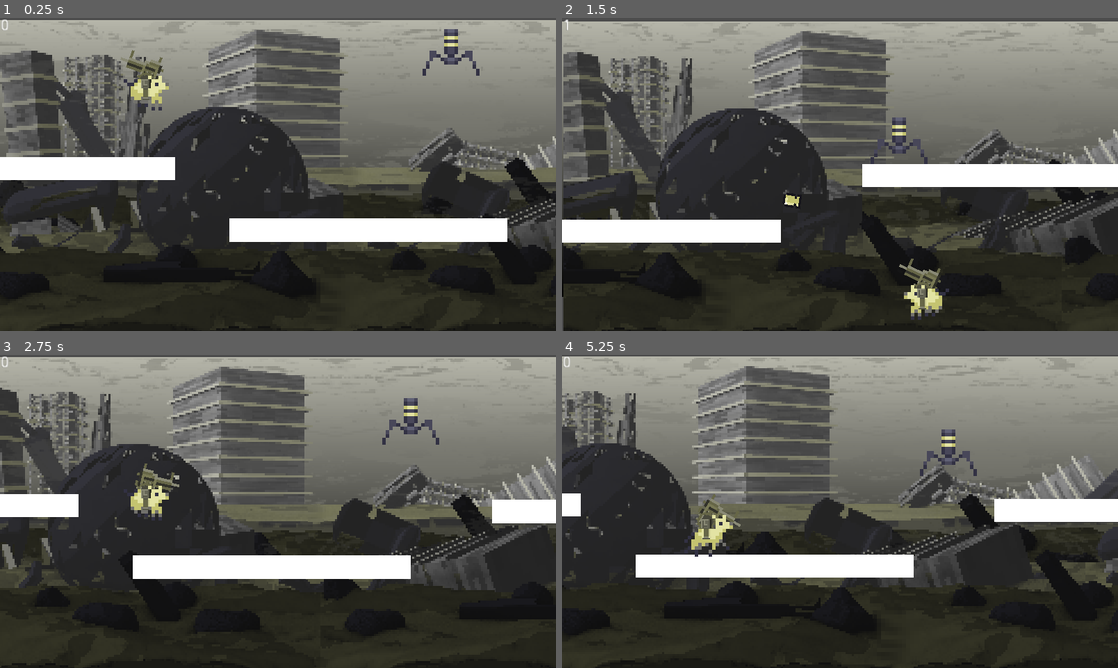
Above: before the commit, frames 1-4 (two rows, left to right).
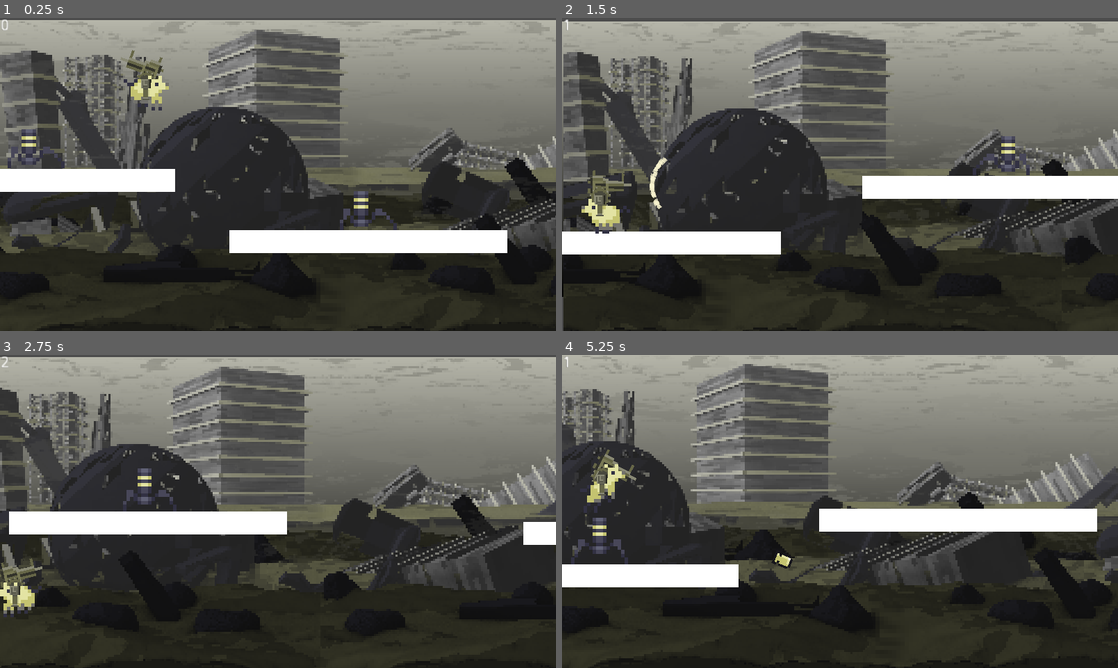
Above: after the commit, the same moments.

Repository: ginestopo/Endless-Runner
Game: Godot game, scene res://scenes/world/world.tscn
The game is run twice, just before and just after one commit, with the same random seed, the same clock (stepped at 60 frames per second) and the same inputs. This scene is started directly instead of the project's main scene.
Inputs (mouse positions are in pixels of both pictures, inside the frame that each line leads up to):
- Up to frame 1 (0.25 s): no input
- Up to frame 2 (1.5 s): move the mouse to (962, 158) at 0.52 s; press the mouse at (962, 158) at 0.53 s; hold D (right) 0.53-1.28 s; move the mouse to (728, 190) at 1.27 s; release the mouse at (728, 190) at 1.28 s; hold A (left) from 1.28 s (still down); click (728, 190) at 1.35 s
- Up to frame 3 (2.75 s): release A (left) at 2 s; click (278, 511) at 2 s, where only the run before the commit has a clickable "Restart"
- Up to frame 4 (5.25 s): move the mouse to (895, 442) at 2.77 s; press the mouse at (895, 442) at 2.78 s; hold D (right) 2.78-3.5 s; release the mouse at (895, 442) at 3.5 s; click (840, 511) at 3.5 s, where only the run after the commit has a clickable "Restart"; click (840, 511) at 4.25 s, where only the run before the commit has a clickable "Restart"; move the mouse to (812, 574) at 5.02 s; hold W (up) from 5.03 s (still down); click (812, 574) at 5.1 s

The runs differ from the first frame. In frame 1, 7.0% of the frame differs, in the area x 0-92%, y 3-76%; in frame 2, 8.7%; in frame 3, 11%; in frame 4, 18%, in the area x 0-100%, y 0-100%.

Commit message:
Added bullet fx and interaction, spawn tarantulas on platforms

Diff:
--- a/project.godot
+++ b/project.godot
@@ -57,54 +57,54 @@
 
 ui_left={
 "deadzone": 0.5,
-"events": [ Object(InputEventKey,"resource_local_to_scene":false,"resource_name":"","device":0,"alt":false,"shift":false,"control":false,"meta":false,"command":false,"pressed":false,"scancode":16777231,"unicode":0,"echo":false,"script":null)
+"events": [ Object(InputEventKey,"resource_local_to_scene":false,"resource_name":"","device":0,"alt":false,"shift":false,"control":false,"meta":false,"command":false,"pressed":false,"scancode":16777231,"physical_scancode":0,"unicode":0,"echo":false,"script":null)
 , Object(InputEventJoypadButton,"resource_local_to_scene":false,"resource_name":"","device":0,"button_index":14,"pressure":0.0,"pressed":false,"script":null)
-, Object(InputEventKey,"resource_local_to_scene":false,"resource_name":"","device":0,"alt":false,"shift":false,"control":false,"meta":false,"command":false,"pressed":false,"scancode":65,"unicode":0,"echo":false,"script":null)
+, Object(InputEventKey,"resource_local_to_scene":false,"resource_name":"","device":0,"alt":false,"shift":false,"control":false,"meta":false,"command":false,"pressed":false,"scancode":65,"physical_scancode":0,"unicode":0,"echo":false,"script":null)
  ]
 }
 ui_right={
 "deadzone": 0.5,
-"events": [ Object(InputEventKey,"resource_local_to_scene":false,"resource_name":"","device":0,"alt":false,"shift":false,"control":false,"meta":false,"command":false,"pressed":false,"scancode":16777233,"unicode":0,"echo":false,"script":null)
+"events": [ Object(InputEventKey,"resource_local_to_scene":false,"resource_name":"","device":0,"alt":false,"shift":false,"control":false,"meta":false,"command":false,"pressed":false,"scancode":16777233,"physical_scancode":0,"unicode":0,"echo":false,"script":null)
 , Object(InputEventJoypadButton,"resource_local_to_scene":false,"resource_name":"","device":0,"button_index":15,"pressure":0.0,"pressed":false,"script":null)
-, Object(InputEventKey,"resource_local_to_scene":false,"resource_name":"","device":0,"alt":false,"shift":false,"control":false,"meta":false,"command":false,"pressed":false,"scancode":68,"unicode":0,"echo":false,"script":null)
+, Object(InputEventKey,"resource_local_to_scene":false,"resource_name":"","device":0,"alt":false,"shift":false,"control":false,"meta":false,"command":false,"pressed":false,"scancode":68,"physical_scancode":0,"unicode":0,"echo":false,"script":null)
  ]
 }
 ui_up={
 "deadzone": 0.5,
-"events": [ Object(InputEventKey,"resource_local_to_scene":false,"resource_name":"","device":0,"alt":false,"shift":false,"control":false,"meta":false,"command":false,"pressed":false,"scancode":16777232,"unicode":0,"echo":false,"script":null)
+"events": [ Object(InputEventKey,"resource_local_to_scene":false,"resource_name":"","device":0,"alt":false,"shift":false,"control":false,"meta":false,"command":false,"pressed":false,"scancode":16777232,"physical_scancode":0,"unicode":0,"echo":false,"script":null)
 , Object(InputEventJoypadButton,"resource_local_to_scene":false,"resource_name":"","device":0,"button_index":12,"pressure":0.0,"pressed":false,"script":null)
-, Object(InputEventKey,"resource_local_to_scene":false,"resource_name":"","device":0,"alt":false,"shift":false,"control":false,"meta":false,"command":false,"pressed":false,"scancode":87,"unicode":0,"echo":false,"script":null)
+, Object(InputEventKey,"resource_local_to_scene":false,"resource_name":"","device":0,"alt":false,"shift":false,"control":false,"meta":false,"command":false,"pressed":false,"scancode":87,"physical_scancode":0,"unicode":0,"echo":false,"script":null)
  ]
 }
 ui_down={
 "deadzone": 0.5,
-"events": [ Object(InputEventKey,"resource_local_to_scene":false,"resource_name":"","device":0,"alt":false,"shift":false,"control":false,"meta":false,"command":false,"pressed":false,"scancode":16777234,"unicode":0,"echo":false,"script":null)
+"events": [ Object(InputEventKey,"resource_local_to_scene":false,"resource_name":"","device":0,"alt":false,"shift":false,"control":false,"meta":false,"command":false,"pressed":false,"scancode":16777234,"physical_scancode":0,"unicode":0,"echo":false,"script":null)
 , Object(InputEventJoypadButton,"resource_local_to_scene":false,"resource_name":"","device":0,"button_index":13,"pressure":0.0,"pressed":false,"script":null)
-, Object(InputEventKey,"resource_local_to_scene":false,"resource_name":"","device":0,"alt":false,"shift":false,"control":false,"meta":false,"command":false,"pressed":false,"scancode":83,"unicode":0,"echo":false,"script":null)
+, Object(InputEventKey,"resource_local_to_scene":false,"resource_name":"","device":0,"alt":false,"shift":false,"control":false,"meta":false,"command":false,"pressed":false,"scancode":83,"physical_scancode":0,"unicode":0,"echo":false,"script":null)
  ]
 }
 up={
 "deadzone": 0.5,
-"events": [ Object(InputEventKey,"resource_local_to_scene":false,"resource_name":"","device":0,"alt":false,"shift":false,"control":false,"meta":false,"command":false,"pressed":false,"scancode":87,"unicode":0,"echo":false,"script":null)
-, Object(InputEventKey,"resource_local_to_scene":false,"resource_name":"","device":0,"alt":false,"shift":false,"control":false,"meta":false,"command":false,"pressed":false,"scancode":16777232,"unicode":0,"echo":false,"script":null)
+"events": [ Object(InputEventKey,"resource_local_to_scene":false,"resource_name":"","device":0,"alt":false,"shift":false,"control":false,"meta":false,"command":false,"pressed":false,"scancode":87,"physical_scancode":0,"unicode":0,"echo":false,"script":null)
+, Object(InputEventKey,"resource_local_to_scene":false,"resource_name":"","device":0,"alt":false,"shift":false,"control":false,"meta":false,"command":false,"pressed":false,"scancode":16777232,"physical_scancode":0,"unicode":0,"echo":false,"script":null)
  ]
 }
 down={
 "deadzone": 0.5,
-"events": [ Object(InputEventKey,"resource_local_to_scene":false,"resource_name":"","device":0,"alt":false,"shift":false,"control":false,"meta":false,"command":false,"pressed":false,"scancode":83,"unicode":0,"echo":false,"script":null)
-, Object(InputEventKey,"resource_local_to_scene":false,"resource_name":"","device":0,"alt":false,"shift":false,"control":false,"meta":false,"command":false,"pressed":false,"scancode":16777234,"unicode":0,"echo":false,"script":null)
+"events": [ Object(InputEventKey,"resource_local_to_scene":false,"resource_name":"","device":0,"alt":false,"shift":false,"control":false,"meta":false,"command":false,"pressed":false,"scancode":83,"physical_scancode":0,"unicode":0,"echo":false,"script":null)
+, Object(InputEventKey,"resource_local_to_scene":false,"resource_name":"","device":0,"alt":false,"shift":false,"control":false,"meta":false,"command":false,"pressed":false,"scancode":16777234,"physical_scancode":0,"unicode":0,"echo":false,"script":null)
  ]
 }
 left={
 "deadzone": 0.5,
-"events": [ Object(InputEventKey,"resource_local_to_scene":false,"resource_name":"","device":0,"alt":false,"shift":false,"control":false,"meta":false,"command":false,"pressed":false,"scancode":65,"unicode":0,"echo":false,"script":null)
-, Object(InputEventKey,"resource_local_to_scene":false,"resource_name":"","device":0,"alt":false,"shift":false,"control":false,"meta":false,"command":false,"pressed":false,"scancode":16777231,"unicode":0,"echo":false,"script":null)
+"events": [ Object(InputEventKey,"resource_local_to_scene":false,"resource_name":"","device":0,"alt":false,"shift":false,"control":false,"meta":false,"command":false,"pressed":false,"scancode":65,"physical_scancode":0,"unicode":0,"echo":false,"script":null)
+, Object(InputEventKey,"resource_local_to_scene":false,"resource_name":"","device":0,"alt":false,"shift":false,"control":false,"meta":false,"command":false,"pressed":false,"scancode":16777231,"physical_scancode":0,"unicode":0,"echo":false,"script":null)
  ]
 }
 right={
 "deadzone": 0.5,
-"events": [ Object(InputEventKey,"resource_local_to_scene":false,"resource_name":"","device":0,"alt":false,"shift":false,"control":false,"meta":false,"command":false,"pressed":false,"scancode":68,"unicode":0,"echo":false,"script":null)
-, Object(InputEventKey,"resource_local_to_scene":false,"resource_name":"","device":0,"alt":false,"shift":false,"control":false,"meta":false,"command":false,"pressed":false,"scancode":16777233,"unicode":0,"echo":false,"script":null)
+"events": [ Object(InputEventKey,"resource_local_to_scene":false,"resource_name":"","device":0,"alt":false,"shift":false,"control":false,"meta":false,"command":false,"pressed":false,"scancode":68,"physical_scancode":0,"unicode":0,"echo":false,"script":null)
+, Object(InputEventKey,"resource_local_to_scene":false,"resource_name":"","device":0,"alt":false,"shift":false,"control":false,"meta":false,"command":false,"pressed":false,"scancode":16777233,"physical_scancode":0,"unicode":0,"echo":false,"script":null)
  ]
 }
 shoot={
--- a/scenes/enemy/enemy_1.tscn
+++ b/scenes/enemy/enemy_1.tscn
@@ -1,14 +1,29 @@
-[gd_scene load_steps=5 format=2]
+[gd_scene load_steps=6 format=2]
 
 [ext_resource path="res://resources/pixel art/enemy/enemy_1_sheet.png" type="Texture" id=1]
 [ext_resource path="res://scenes/enemy/enemy_tarantula.gd" type="Script" id=2]
+
+[sub_resource type="Animation" id=3]
+length = 0.001
+tracks/0/type = "value"
+tracks/0/path = NodePath("Sprite:frame")
+tracks/0/interp = 1
+tracks/0/loop_wrap = true
+tracks/0/imported = false
+tracks/0/enabled = true
+tracks/0/keys = {
+"times": PoolRealArray( 0 ),
+"transitions": PoolRealArray( 1 ),
+"update": 0,
+"values": [ 0 ]
+}
 
 [sub_resource type="Animation" id=1]
 resource_name = "idle"
 length = 0.8
 loop = true
 tracks/0/type = "value"
-tracks/0/path = NodePath("KinematicBody2D/Sprite:frame")
+tracks/0/path = NodePath("Sprite:frame")
 tracks/0/interp = 1
 tracks/0/loop_wrap = true
 tracks/0/imported = false
@@ -21,15 +36,13 @@
 }
 
 [sub_resource type="RectangleShape2D" id=2]
-extents = Vector2( 24.8635, 19.9556 )
+extents = Vector2( 7, 19.9556 )
 
 [node name="enemy_1" type="Node2D"]
 
-[node name="enemy_tarantula" type="KinematicBody2D" parent="."]
+[node name="enemy_tarantula" type="KinematicBody2D" parent="." groups=["enemy"]]
 position = Vector2( 0, -7.85833 )
 script = ExtResource( 2 )
-speed = -80
-gravity = 135
 
 [node name="Sprite" type="Sprite" parent="enemy_tarantula"]
 position = Vector2( 0, -16.9418 )
@@ -40,6 +53,7 @@
 
 [node name="AnimationPlayer" type="AnimationPlayer" parent="enemy_tarantula"]
 autoplay = "idle"
+anims/RESET = SubResource( 3 )
 anims/idle = SubResource( 1 )
 
 [node name="CollisionShape2D" type="CollisionShape2D" parent="enemy_tarantula"]
--- a/scenes/enemy/enemy_2.tscn
+++ b/scenes/enemy/enemy_2.tscn
@@ -25,7 +25,6 @@
 texture = ExtResource( 1 )
 hframes = 4
 vframes = 4
-frame = 3
 
 [node name="AnimationPlayer" type="AnimationPlayer" parent="."]
 autoplay = "idle"
--- a/scenes/enemy/enemy_3.tscn
+++ b/scenes/enemy/enemy_3.tscn
@@ -25,7 +25,6 @@
 texture = ExtResource( 1 )
 hframes = 4
 vframes = 4
-frame = 2
 
 [node name="AnimationPlayer" type="AnimationPlayer" parent="."]
 autoplay = "idle"
--- a/scenes/enemy/enemy_tarantula.gd
+++ b/scenes/enemy/enemy_tarantula.gd
@@ -13,9 +13,20 @@
 
 # Called every frame. 'delta' is the elapsed time since the previous frame.
 func _process(delta):
-	velocity.y += gravity*delta
-	velocity.x = speed
-	if $RayCast2D.is_colliding():
-		velocity.y = 0
+#	velocity.y += gravity*delta
+#	velocity.x = speed
+#	if $RayCast2D.is_colliding():
+#		velocity.y = 0
+#
+#	velocity = move_and_slide(velocity)
+	pass
 
-	velocity = move_and_slide(velocity)
+func onHit():
+	#reduce health when implemented and call destroy
+	destroy()
+
+#func _on_VisibilityNotifier2D_screen_exited():
+#	get_parent().queue_free()
+#	pass # Replace with function body.
+func destroy():
+	get_parent().queue_free()
--- a/scenes/gun/projectile/dog_gun_projectile.tscn
+++ b/scenes/gun/projectile/dog_gun_projectile.tscn
@@ -1,13 +1,15 @@
-[gd_scene load_steps=4 format=2]
+[gd_scene load_steps=5 format=2]
 
 [ext_resource path="res://resources/pixel art/gun/bullet.png.png" type="Texture" id=1]
 [ext_resource path="res://scenes/gun/projectile/projectile.gd" type="Script" id=2]
+[ext_resource path="res://scenes/gun/projectile/hitParticles/projectileHit.tscn" type="PackedScene" id=3]
 
 [sub_resource type="RectangleShape2D" id=1]
-extents = Vector2( 8, 8 )
+extents = Vector2( 4.93253, 5.79725 )
 
 [node name="dogGunProjectile" type="KinematicBody2D"]
 script = ExtResource( 2 )
+hitParticles = ExtResource( 3 )
 
 [node name="Sprite" type="Sprite" parent="."]
 scale = Vector2( 2.01, 2.01 )
--- /dev/null
+++ b/scenes/gun/projectile/hitParticles/projectileHit.tscn
@@ -0,0 +1,23 @@
+[gd_scene load_steps=3 format=2]
+
+[sub_resource type="Curve" id=2]
+max_value = 10.0
+_data = [ Vector2( 0, 10 ), 0.0, -28.7704, 0, 0, Vector2( 1, 0 ), -1.00176, 0.0, 0, 0 ]
+
+[sub_resource type="Gradient" id=1]
+colors = PoolColorArray( 0.976562, 0.943124, 0.724792, 1, 1, 1, 1, 0 )
+
+[node name="hitParticles" type="CPUParticles2D"]
+emitting = false
+amount = 50
+lifetime = 0.4
+one_shot = true
+explosiveness = 1.0
+emission_shape = 1
+emission_sphere_radius = 1.0
+flag_align_y = true
+direction = Vector2( 0, 0 )
+gravity = Vector2( 0, 0 )
+initial_velocity = 200.0
+scale_amount_curve = SubResource( 2 )
+color_ramp = SubResource( 1 )
--- a/scenes/gun/projectile/projectile.gd
+++ b/scenes/gun/projectile/projectile.gd
@@ -2,6 +2,7 @@
 
 var speed = 1000;
 var direction = Vector2.ZERO;
+export (PackedScene) var hitParticles;
 
 # Called when the node enters the scene tree for the first time.
 func _ready():
@@ -12,5 +13,21 @@
 func _physics_process(_delta):
 	var collisionDetection = move_and_collide(direction*speed*_delta);
 	if collisionDetection != null:
-		queue_free()
-#	pass
+		if collisionDetection.get_collider().is_in_group("enemy"):
+			var col = collisionDetection.get_collider()
+			col.onHit()
+			particleCreate(-direction)
+			queue_free()
+		elif collisionDetection.get_collider().is_in_group("player"):
+			pass
+		else:
+			var col = collisionDetection.get_collider()
+			particleCreate(-direction)
+			queue_free()
+
+func particleCreate(normalOfHit: Vector2) -> void:
+	var particle = hitParticles.instance() as CPUParticles2D
+	get_tree().get_root().add_child(particle)
+	particle.global_position = self.global_position
+	particle.rotation = normalOfHit.angle()
+	particle.emitting = true
--- a/scenes/player/dog.tscn
+++ b/scenes/player/dog.tscn
@@ -88,7 +88,7 @@
 "values": [ 8, 9, 10 ]
 }
 
-[node name="Dog" type="KinematicBody2D"]
+[node name="Dog" type="KinematicBody2D" groups=["player"]]
 scale = Vector2( 3, 3 )
 collision_mask = 14
 script = ExtResource( 2 )
--- a/scenes/world/platform.gd
+++ b/scenes/world/platform.gd
@@ -2,6 +2,7 @@
 
 
 export(int, -1000, 0) var speed := 200
+export (PackedScene) var spiderEnemy
 
 
 func _physics_process(delta: float) -> void:
@@ -10,3 +11,9 @@
 
 func _on_visibility_notifier_2d_screen_exited() -> void:
 	queue_free()
+
+
+func _ready():
+	if randi()%2 >= 1:
+		var spiderInstance = spiderEnemy.instance()
+		add_child(spiderInstance)
--- a/scenes/world/platform.tscn
+++ b/scenes/world/platform.tscn
@@ -1,33 +1,30 @@
-[gd_scene load_steps=3 format=2]
+[gd_scene load_steps=4 format=2]
 
 [ext_resource path="res://scenes/world/platform.gd" type="Script" id=1]
+[ext_resource path="res://scenes/enemy/enemy_1.tscn" type="PackedScene" id=2]
 
 [sub_resource type="RectangleShape2D" id=1]
 extents = Vector2( 120, 10 )
 
 [node name="Platform" type="StaticBody2D"]
 script = ExtResource( 1 )
+spiderEnemy = ExtResource( 2 )
 
 [node name="ColorRect" type="ColorRect" parent="."]
 margin_left = -120.0
-margin_top = -10.0
 margin_right = 120.0
-margin_bottom = 10.0
+margin_bottom = 20.0
 __meta__ = {
-"_edit_lock_": true,
 "_edit_use_anchors_": false
 }
 
 [node name="CollisionShape2D" type="CollisionShape2D" parent="."]
+position = Vector2( 0, 10 )
 shape = SubResource( 1 )
-__meta__ = {
-"_edit_lock_": true
-}
 
 [node name="VisibilityNotifier2D" type="VisibilityNotifier2D" parent="."]
+position = Vector2( 0, 10 )
 rect = Rect2( -120, -10, 240, 20 )
-__meta__ = {
-"_edit_lock_": true
-}
 
+[connection signal="tree_entered" from="." to="." method="_on_Platform_tree_entered"]
 [connection signal="screen_exited" from="VisibilityNotifier2D" to="." method="_on_visibility_notifier_2d_screen_exited"]
--- a/scenes/world/world.gd
+++ b/scenes/world/world.gd
@@ -28,10 +28,16 @@
 
 func _on_platform_timer_timeout() -> void:
 	var p := _Platform.instance()
-
 	$Platforms.add_child(p)
 	rng.randomize()
 	#random x size for each block
 	p.scale.x = rng.randf_range(0.5,1.0)
 	p.position.x = 720
 	p.position.y = randi() % 135 + 68
+
+
+
+func _on_FreeEnemies_body_entered(body: Node) -> void:
+	if body.name == "enemy_tarantula":
+			body.queue_free()
+	pass # Replace with function body.
--- a/scenes/world/world.tscn
+++ b/scenes/world/world.tscn
@@ -8,7 +8,6 @@
 [ext_resource path="res://resources/pixel art/ParallaxBackground/ParallaxLayers/backgroundLayer.png" type="Texture" id=6]
 [ext_resource path="res://resources/pixel art/ParallaxBackground/ParallaxLayers/foregroundLayer.png" type="Texture" id=7]
 [ext_resource path="res://scenes/gun/Gun.tscn" type="PackedScene" id=8]
-[ext_resource path="res://scenes/enemy/enemy_1.tscn" type="PackedScene" id=9]
 [ext_resource path="res://scenes/world/Camera2D.gd" type="Script" id=10]
 
 [sub_resource type="Gradient" id=1]
@@ -59,6 +58,9 @@
 
 [sub_resource type="RectangleShape2D" id=11]
 extents = Vector2( 240, 10 )
+
+[sub_resource type="RectangleShape2D" id=12]
+extents = Vector2( 10, 500 )
 
 [node name="World" type="Node2D"]
 script = ExtResource( 2 )
@@ -71,6 +73,7 @@
 visible = false
 position = Vector2( 240, 132 )
 current = true
+drag_margin_v_enabled = true
 script = ExtResource( 10 )
 shake_amount = 3
 shake_duration = 10
@@ -152,8 +155,11 @@
 "_edit_lock_": true
 }
 
-[node name="enemy_1" parent="." instance=ExtResource( 9 )]
-position = Vector2( 409.474, 42.2074 )
+[node name="FreeEnemies" type="Area2D" parent="."]
+position = Vector2( -80, 280 )
+
+[node name="freeEnemiesBoundary" type="CollisionShape2D" parent="FreeEnemies"]
+shape = SubResource( 12 )
 
 [node name="Dog" parent="." instance=ExtResource( 1 )]
 position = Vector2( 128, 56 )
@@ -206,6 +212,7 @@
 autostart = true
 
 [connection signal="body_entered" from="DeathBarrier" to="." method="_on_death_barrier_body_entered"]
+[connection signal="body_entered" from="FreeEnemies" to="." method="_on_FreeEnemies_body_entered"]
 [connection signal="shot" from="Dog/Gun" to="Camera2D" method="_on_Gun_shot"]
 [connection signal="pressed" from="UI/Restart" to="." method="_on_restart_pressed"]
 [connection signal="timeout" from="PlatformTimer" to="." method="_on_platform_timer_timeout"]
Not shown, changed: resources/pixel art/gun/bullet.png.png.import
